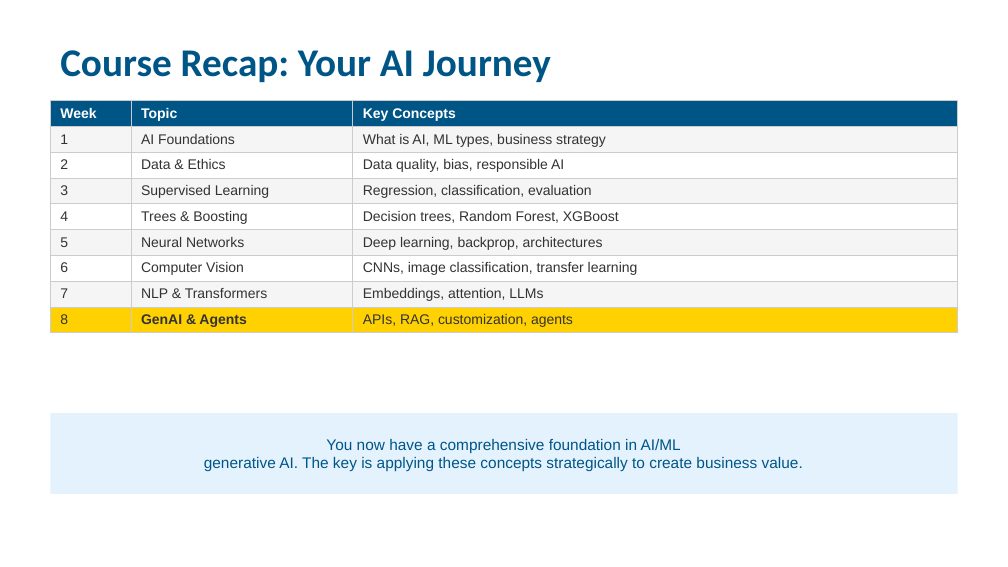
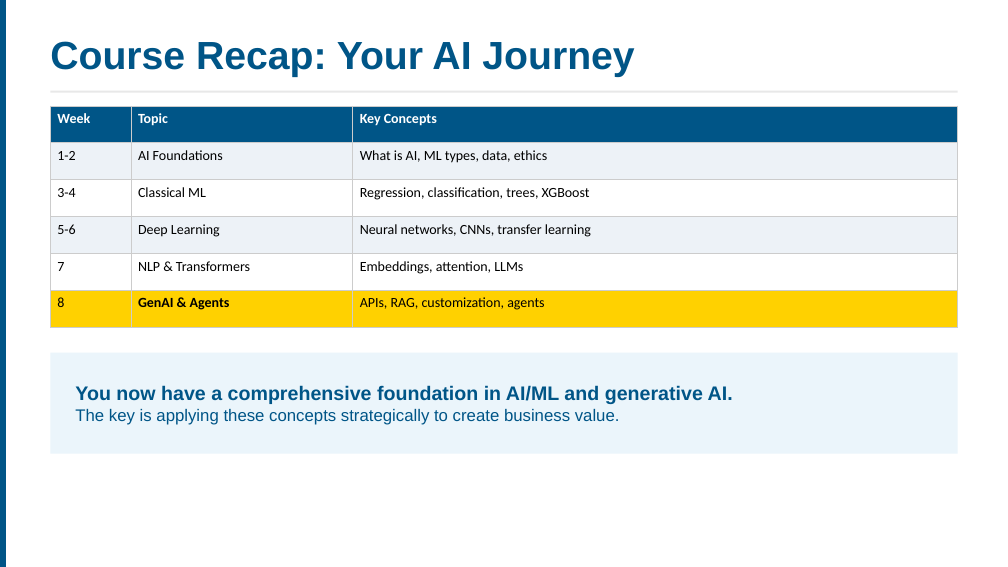
Before and after one commit to ucla-anderson-SSAI/SSAI, a slide deck: slide 17 of Slides/Week8.pptx (slide 27 before the commit). Drawn at 1008x567 pixels with LibreOffice and Linux fonts; fonts in the diff are those of the drawing. Boxes give left, top, right and bottom in pixels: in the first picture for what was removed or moved away, otherwise in the second. Text is boxed around its words. In the diff, an @@ line names an element or a change of style, - is before the commit and + after.

```diff
--- a/Slides/Week8.pptx
+++ b/Slides/Week8.pptx
@@ rectangle added at (x1=0, y1=0, x2=6, y2=566), fill #005587 @@
@@ text "Course Recap: Your AI Journey" at (x1=50, y1=41, x2=634, y2=77): font Calibri to Arial; vertical alignment middle to top @@
@@ table at (x1=50, y1=106, x2=958, y2=328) @@
-row 2: 1 | AI Foundations | What is AI, ML types, business strategy
-row 3: 2 | Data & Ethics | Data quality, bias, responsible AI
-row 4: 3 | Supervised Learning | Regression, classification, evaluation
-row 5: 4 | Trees & Boosting | Decision trees, Random Forest, XGBoost
-row 6: 5 | Neural Networks | Deep learning, backprop, architectures
-row 7: 6 | Computer Vision | CNNs, image classification, transfer learning
+row 2: 1-2 | AI Foundations | What is AI, ML types, data, ethics
+row 3: 3-4 | Classical ML | Regression, classification, trees, XGBoost
+row 4: 5-6 | Deep Learning | Neural networks, CNNs, transfer learning
@@ table resized from (x1=50, y1=101, x2=958, y2=331) to (x1=50, y1=106, x2=958, y2=328) @@
@@ rectangle added at (x1=50, y1=91, x2=958, y2=93), fill #E8E8E8 @@
@@ rectangle resized from (x1=50, y1=413, x2=958, y2=494) to (x1=50, y1=353, x2=958, y2=454) @@
@@ rectangle at (x1=50, y1=353, x2=958, y2=454): fill #E3F2FD to #EBF5FB @@
@@ text at (x1=75, y1=385, x2=733, y2=425): text changed; size 11 to 12 pt @@
-You now have a comprehensive foundation in AI/ML
-generative AI. The key is applying these concepts strategically to create business value.
+You now have a comprehensive foundation in AI/ML and generative AI.
+The key is applying these concepts strategically to create business value.
```
Also in this commit, not shown: 14 other slides changed, 3 slides added, 13 slides removed, 27 other files.
